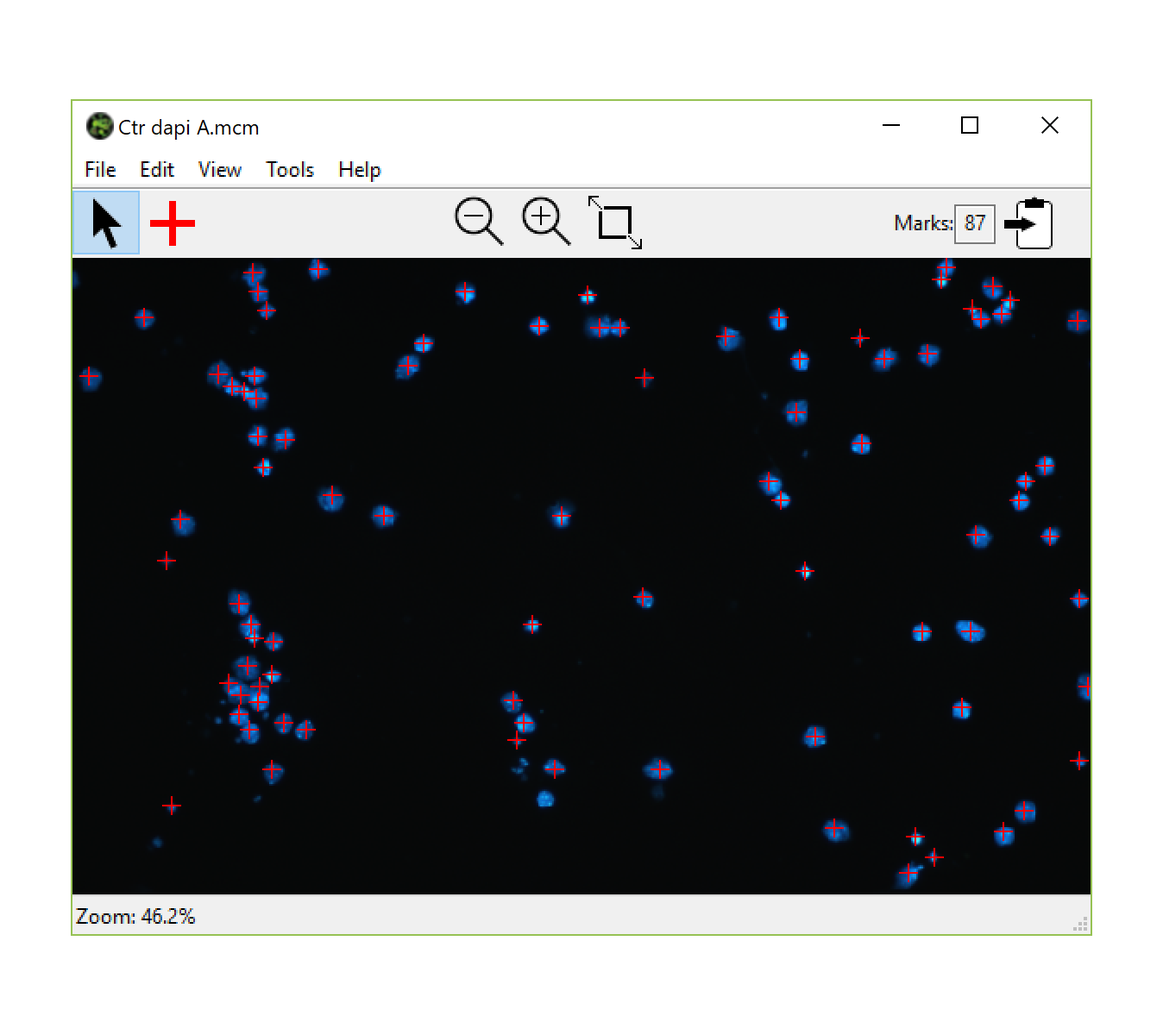
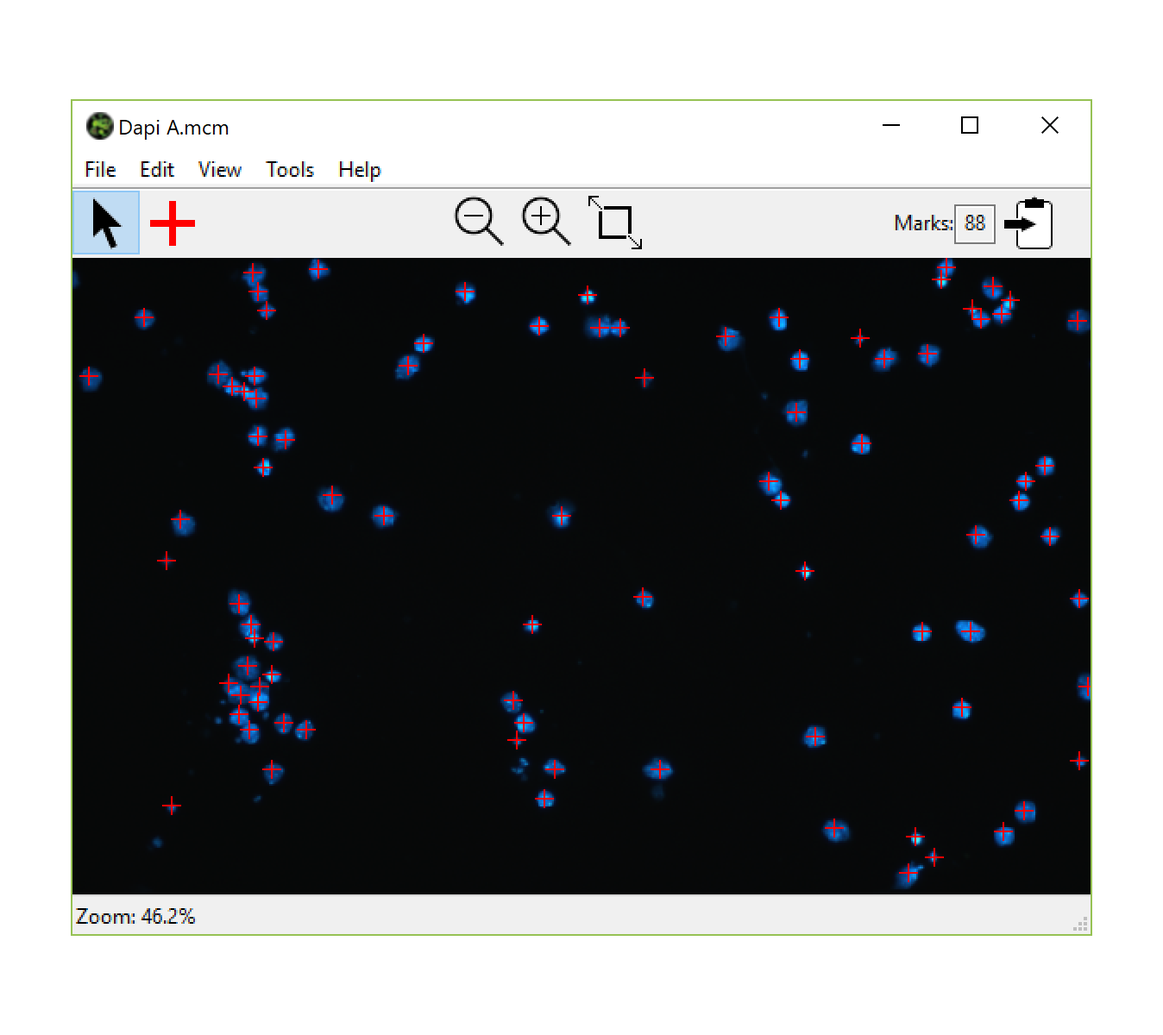
Revision of a layered 1163 x 1035 image; what changed, layer by layer:
painted on "Layer 1" over [118, 119, 987, 809]
